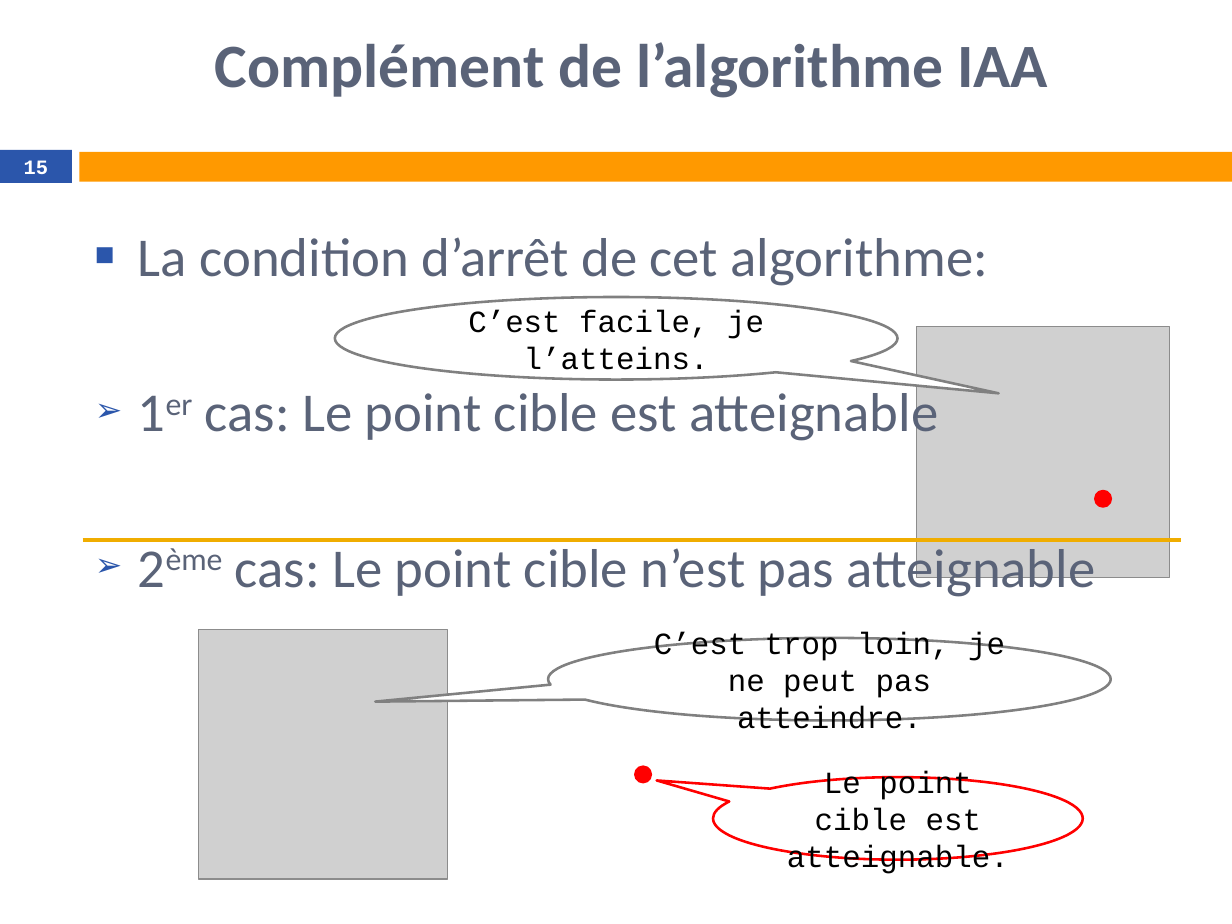
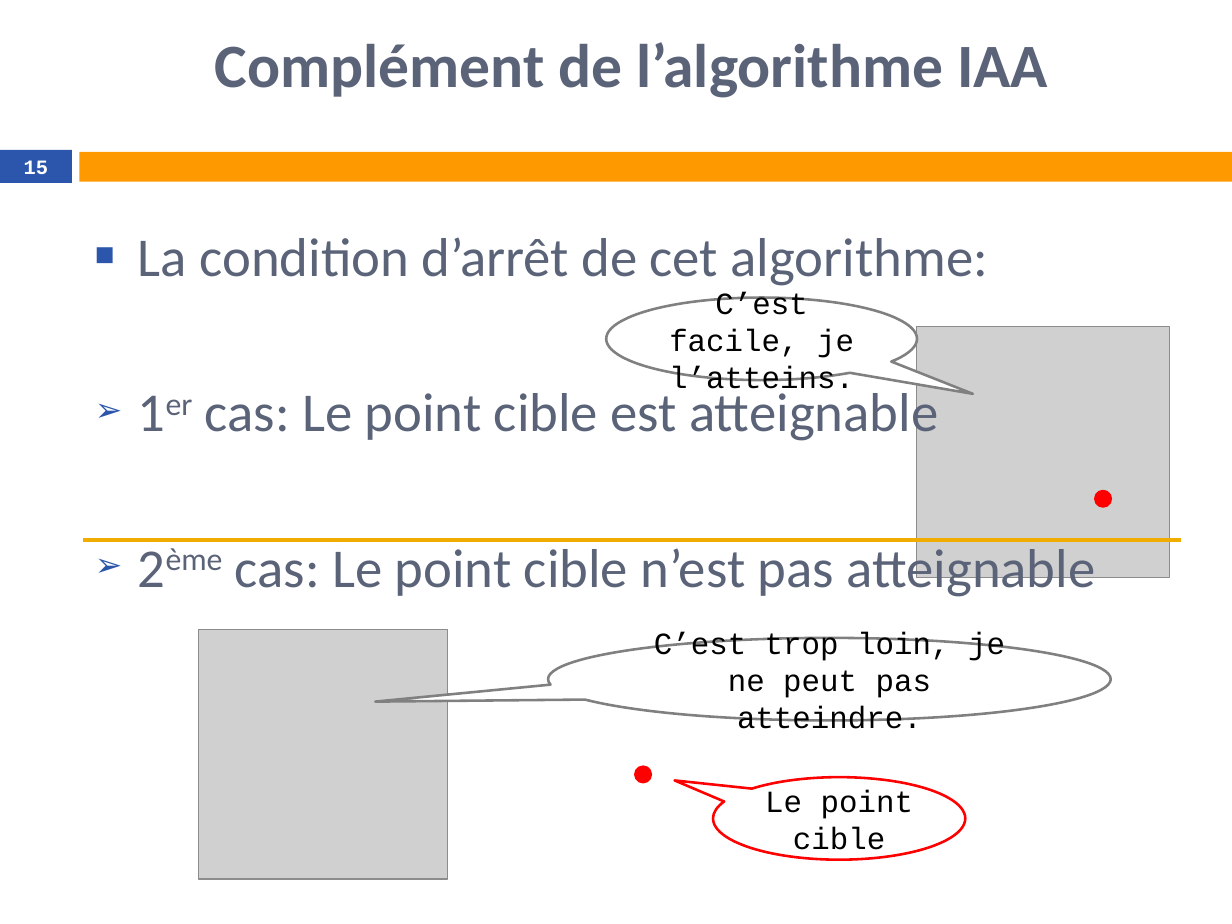
Before and after one commit to tangwing/Robotology, a slide deck: slide 15 of doc/Test de l’accessibilité d’un point.pptx. Drawn at 1232x924 pixels with LibreOffice and Linux fonts; fonts in the diff are those of the drawing; grey boxes stand for pictures; background and template pictures are left out. Boxes give left, top, right and bottom in pixels: in the first picture for what was removed or moved away, otherwise in the second. Text is boxed around its words. In the diff, an @@ line names an element or a change of style, - is before the commit and + after.

```diff
--- a/doc/Test de l’accessibilité d’un point.pptx
+++ b/doc/Test de l’accessibilité d’un point.pptx
@@ speech bubble "C’est facile, je l’atteins.": place and size @@
-speech bubble "C’est facile, je l’atteins." at <box>335,297,898,379</box>
+speech bubble "C’est facile, je l’atteins." at <box>606,298,917,381</box>
@@ speech bubble "Le point cible": place and size @@
-speech bubble "Le point cible" at <box>713,777,1083,860</box>
+speech bubble "Le point cible" at <box>713,777,966,860</box>
@@ text in speech bubble at <box>765,790,913,858</box>: text changed @@
-Le point cible est atteignable.
+Le point cible
```
Also in this commit, not shown: 9 other slides changed, 5 slides added, 11 other files.
